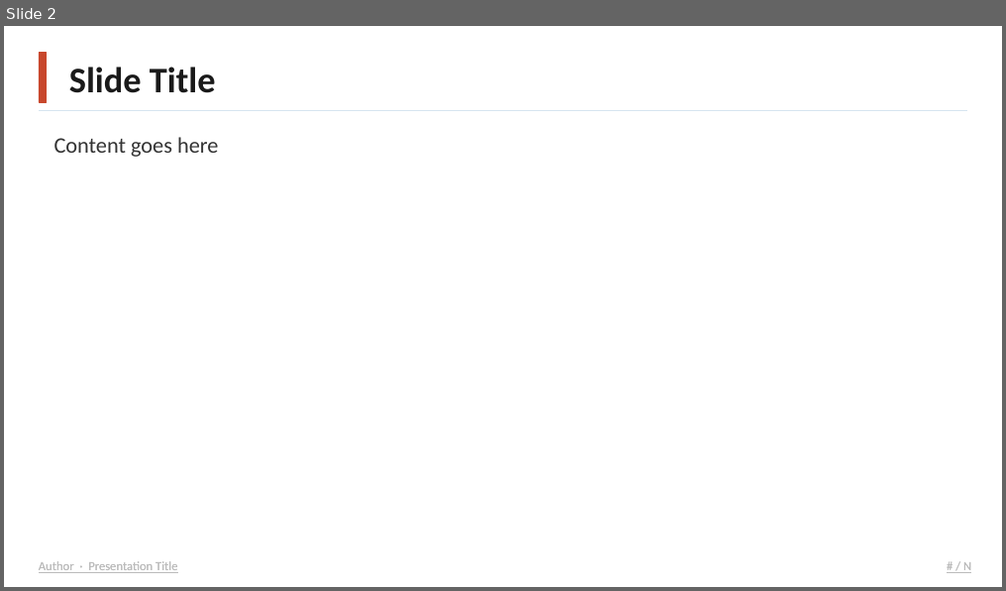
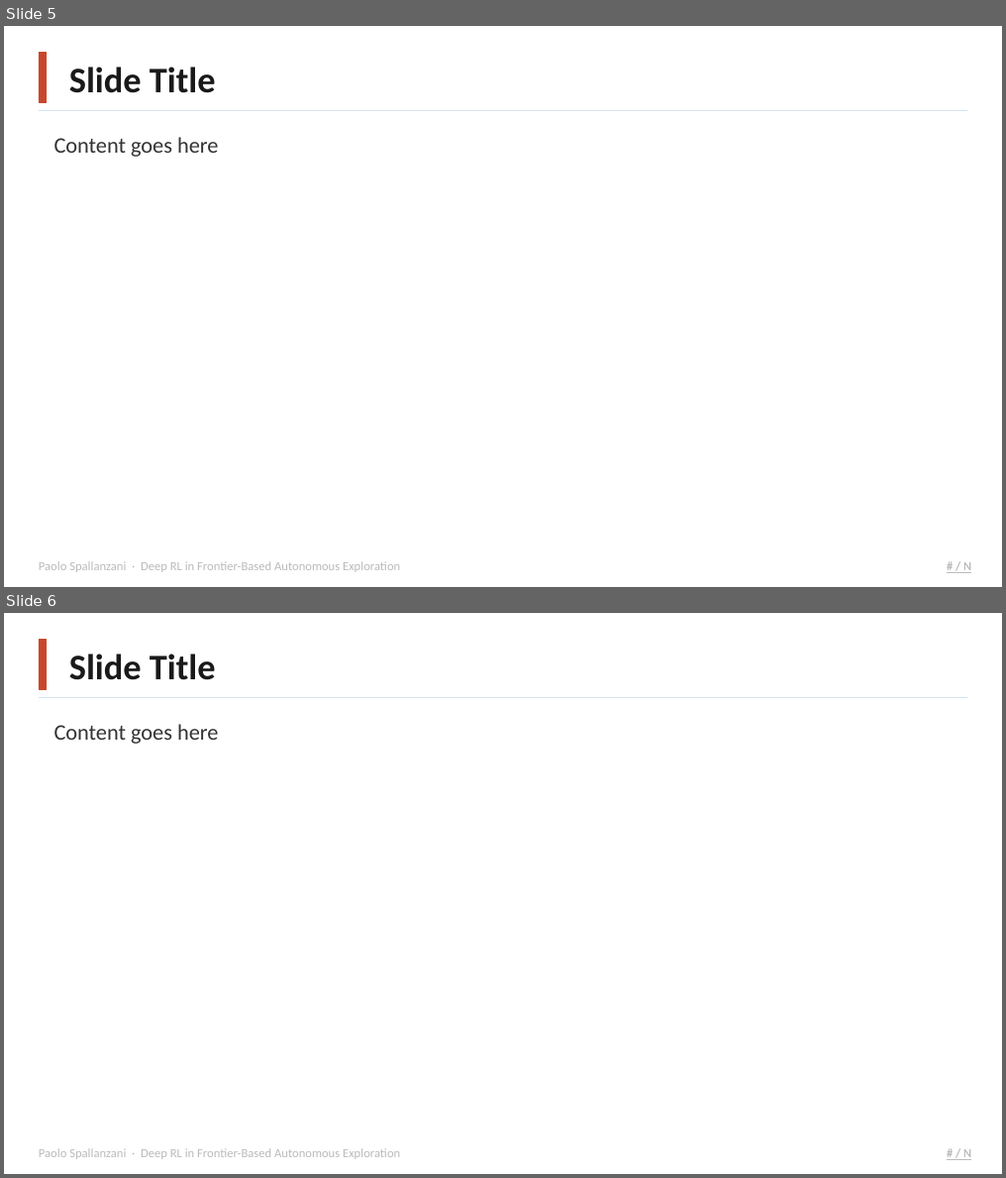
Before and after one commit to Paolo-Spall/presentazione_tesi_dae, a slide deck: presentation_1.pptx. Shown one above the other, each under a label of ours: slide 2 before the commit, slides 5 and 6 after it. The pictures are 1006x591 and 1006x1178 pixels, drawn with LibreOffice and Linux fonts; fonts in the diff are those of the drawing; background and template pictures are left out. Boxes give left, top, right and bottom in pixels: in the first picture for what was removed or moved away, otherwise in the second. Text is boxed around its words. In the diff, an @@ line names an element or a change of style, - is before the commit and + after.

```diff
--- a/presentation_1.pptx
+++ b/presentation_1.pptx
@@ slide 6 added at (4, 613, 1002, 1174), background #FFFFFF; not listed: 5 template elements that a slide beside it also shows @@
@@ text added at (69, 654, 216, 680), 26 pt, text #1A1A1A, bold @@
+Slide Title
@@ text added at (54, 724, 218, 744), 16 pt, text #333333 @@
+Content goes here
@@ what was slide 2 is now slide 5 @@
@@ slide 5 changed as well @@
@@ text removed at (39, 556, 887, 577) @@
-Author · Presentation Title
@@ text at (39, 562, 400, 572): text changed @@
-Author · Presentation Title
+Paolo Spallanzani · Deep RL in Frontier-Based Autonomous Exploration
```
Also in this commit, not shown: 3 other slides changed, 3 other slides added, 3 other files.
